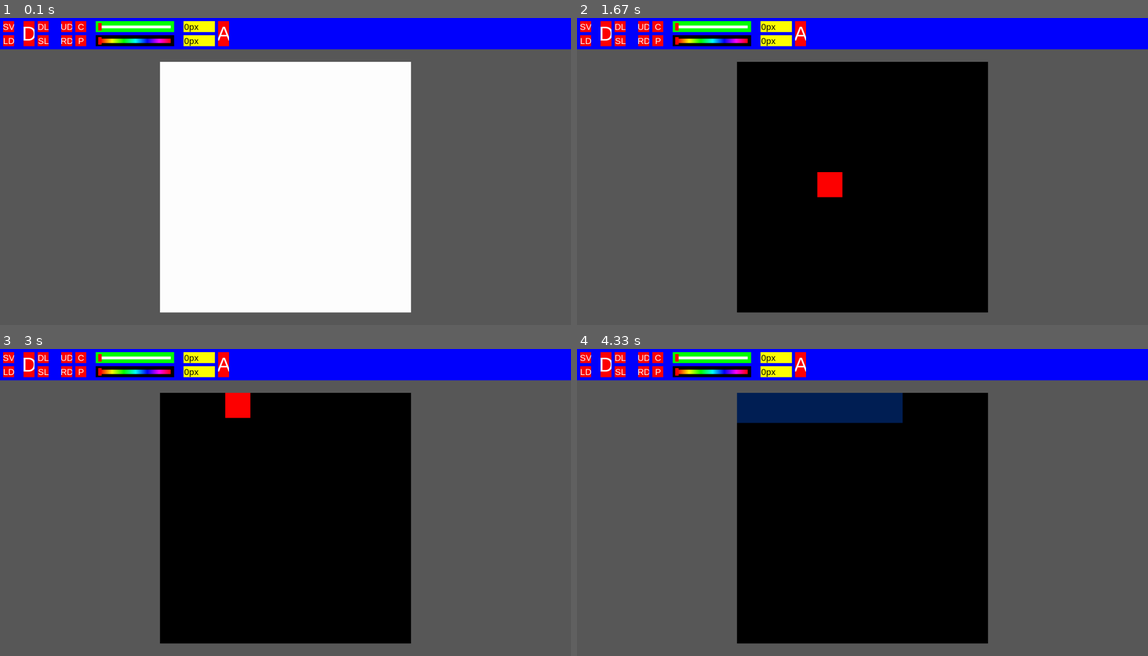
Above: before the commit, frames 1-4 (two rows, left to right).
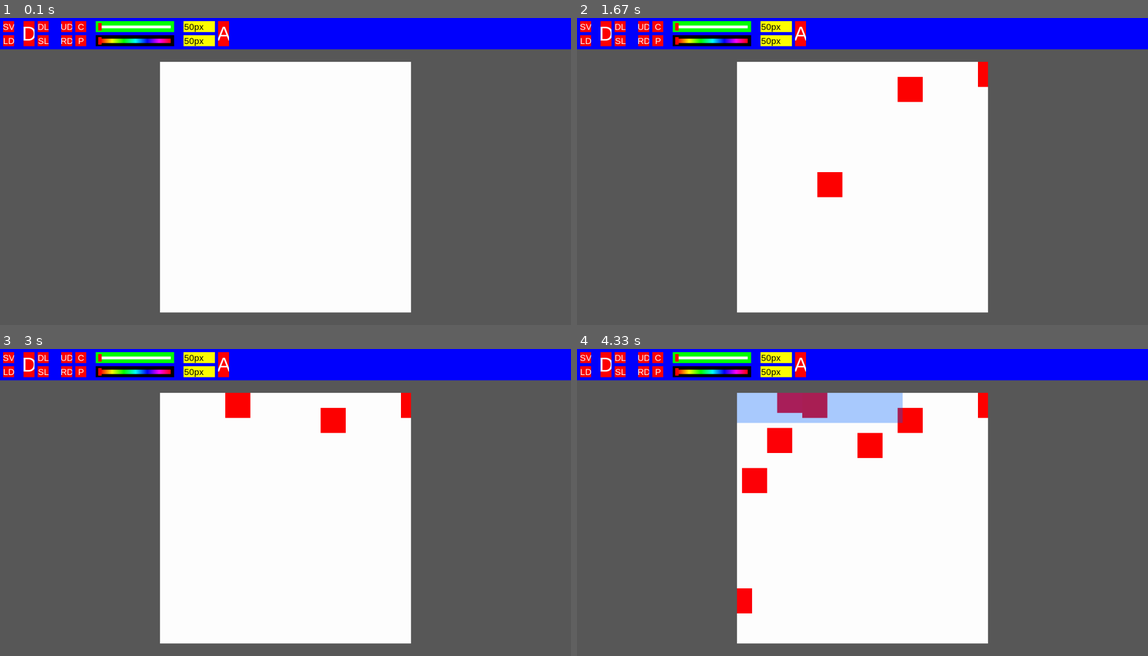
Above: after the commit, the same moments.

Repository: SimonXVB/Pixit
Game: pygame game, started from main.py
Same seed, same stepped clock (60 frames per second), same inputs: the game is played once before the commit and once after it.
Inputs (mouse positions are in pixels of both pictures, inside the frame that each line leads up to):
- Up to frame 1 (0.1 s): no input
- Up to frame 2 (1.67 s): press the mouse at (799, 33) at 0.37 s; move the mouse to (896, 54) at 0.47 s; release the mouse at (988, 76) at 0.6 s; click (913, 91) at 0.72 s; hold Backspace 1-1.47 s; right-click (828, 186) at 1.55 s
- Up to frame 3 (3 s): click (285, 364) at 1.88 s; tap Enter at 2.33 s; press the mouse at (131, 370) at 2.7 s; move the mouse to (182, 385) at 2.8 s; release the mouse at (234, 404) at 2.93 s
- Up to frame 4 (4.33 s): press the mouse at (799, 364) at 3.03 s; move the mouse to (788, 401) at 3.13 s; release the mouse at (782, 438) at 3.27 s; press the mouse at (582, 358) at 3.37 s; move the mouse to (725, 401) at 3.47 s; release the mouse at (868, 444) at 3.6 s; press the mouse at (776, 358) at 3.7 s; move the mouse to (754, 477) at 3.8 s; release the mouse at (736, 600) at 3.93 s; press the mouse at (616, 370) at 4.03 s; move the mouse to (759, 395) at 4.13 s; release the mouse at (896, 419) at 4.27 s

The runs differ from the first frame. In frame 1, less than 0.1% of the frame differs, in the area x 32-36%, y 1-10%; in frame 2, 36%; in frame 3, 36%; in frame 4, 36%, in the area x 28-72%, y 1-97%.

Commit message:
toolbar logic cleanup done

Diff:
--- a/Toolbar/Classes/button.py
+++ b/Toolbar/Classes/button.py
@@ -9,24 +9,27 @@
     def __init__(self, toolbar: "Toolbar", width: int, height: int, pos_x: int, pos_y: int, text: str, event: "Callable[[], None]") -> None:
         self.toolbar = toolbar
 
-        self.button: pygame.Surface | None = None
+        self.button: pygame.Surface = pygame.Surface((width, height))
+        self.button.fill("red")
 
         self.width: int = width
         self.height: int = height
         self.pos_x: int = pos_x
         self.pos_y: int = pos_y
-
         self.text = text
         self.event = event
 
         self.update()
 
+    def event_poll(self, event):
+        if event.type == pygame.MOUSEBUTTONDOWN:
+            self.click()
+        elif event.type == pygame.MOUSEMOTION:
+            pass
+        elif event.type == pygame.MOUSEBUTTONUP:
+            pass
+
     def update(self):
-        assert self.toolbar.toolbar_surface
-
-        self.button = pygame.Surface((self.width, self.height))
-        self.button.fill("red")
-
         font = pygame.font.SysFont("Arial", int(self.height * 0.80)).render(self.text , True, "White")
         center = font.get_rect(center=(self.width / 2, self.height / 2))
 
@@ -34,8 +37,6 @@
         self.toolbar.toolbar_surface.blit(self.button, (self.pos_x, self.pos_y))
 
     def collision(self):
-        assert self.button
-
         button_rect = self.button.get_rect(topleft = (self.pos_x, self.pos_y))
         return button_rect.collidepoint(pygame.mouse.get_pos())
 
--- a/Toolbar/Classes/color_picker.py
+++ b/Toolbar/Classes/color_picker.py
@@ -16,10 +16,10 @@
         self.event = event
 
         self.value: float = 0
-        self.color: "pygame.Color" = pygame.Color((255, 0, 0, 255))
+        self.color: "pygame.Color" = self.toolbar.main.color
         self.is_moving: bool = False
 
-        self.color_picker: pygame.Surface = pygame.Surface((self.width, self.height))
+        self.color_picker = pygame.Surface((self.width, self.height))
 
         self.gradient_container = pygame.Surface((self.width * 0.95, self.height * 0.7))
         self.thumb_width = self.gradient_container.get_width() * 0.05
@@ -36,10 +36,15 @@
 
         self.update()
 
+    def event_poll(self, event):
+        if event.type == pygame.MOUSEBUTTONDOWN:
+            self.begin_move()
+        elif event.type == pygame.MOUSEMOTION:
+            self.set_value()
+        elif event.type == pygame.MOUSEBUTTONUP:
+            self.end_move()
+
     def update(self):
-        assert self.toolbar.toolbar_surface
-
-        gradient_container_center = self.gradient_container.get_rect(center=(self.width / 2, self.height / 2))
         self.gradient_container.fill("black")
 
         lower_limit = ((self.gradient_container.get_width() * 0.05) / 2) / self.gradient_container.get_width()
@@ -55,17 +60,19 @@
         thumb.fill(self.color)
 
         gradient_center = self.gradient.get_rect(center=(self.gradient_container.get_width() / 2, self.gradient_container.get_height() / 2))
-
         self.gradient_container.blit(self.gradient, gradient_center)
         self.gradient_container.blit(thumb, thumb_position)
 
+        gradient_container_center = self.gradient_container.get_rect(center=(self.width / 2, self.height / 2))
         self.color_picker.blit(self.gradient_container, gradient_container_center)
+
         self.toolbar.toolbar_surface.blit(self.color_picker, (self.pos_x, self.pos_y))
 
+    def track_collision(self):
+        track_rect = self.gradient_container.get_rect(topleft = (self.pos_x, self.pos_y))
+        return track_rect.collidepoint(pygame.mouse.get_pos())
+
     def set_value(self):
-        assert self.color_picker
-        assert self.gradient_container
-
         if not self.is_moving: return
 
         left_pos = (self.pos_x + ((self.color_picker.get_width() - self.gradient_container.get_width()) / 2)) + (self.thumb_width / 2)
@@ -88,12 +95,6 @@
         self.update()
         self.toolbar.update()
 
-    def track_collision(self):
-        assert self.gradient_container
-
-        track_rect = self.gradient_container.get_rect(topleft = (self.pos_x, self.pos_y))
-        return track_rect.collidepoint(pygame.mouse.get_pos())
-
     def begin_move(self):
         if self.track_collision() and not self.is_moving:
             self.is_moving = True
--- a/Toolbar/Classes/input.py
+++ b/Toolbar/Classes/input.py
@@ -9,23 +9,39 @@
     def __init__(self, toolbar: "Toolbar", width: int, height: int, pos_x: int, pos_y: int, event: "Callable[[], None]") -> None:
         self.toolbar = toolbar
 
-        self.input: pygame.Surface | None = None
-
-        self.value = "0"
-        self.is_focused = False
+        self.input = pygame.Surface((width, height))
 
         self.width = width
         self.height = height
         self.pos_x = pos_x
         self.pos_y = pos_y
+        self.event = event
 
-        self.event = event
+        self.value: str = "0"
+        self.is_focused: bool = False
 
         self.update()
 
+    def event_poll(self, event):
+        if event.type == pygame.MOUSEBUTTONDOWN:
+            self.set_focus()
+        elif event.type == pygame.KEYDOWN:
+            if event.key == pygame.K_BACKSPACE:
+                self.remove_input()
+            else:
+                self.add_input(event)
+
+    def update(self):
+        self.input.fill("yellow")
+
+        font = pygame.font.SysFont("Arial", int(self.height * 0.80)).render(self.value + "px", True, "Black")
+        center = font.get_rect(center=(self.width / 2, self.height / 2))
+
+        self.input.blit(font, (self.width * 0.02, center[1]))
+        self.toolbar.toolbar_surface.blit(self.input, (self.pos_x, self.pos_y))
+        self.toolbar.update()
+
     def collision(self):
-        assert self.input
-
         input_rect = self.input.get_rect(topleft = (self.pos_x, self.pos_y))
         return input_rect.collidepoint(pygame.mouse.get_pos())
 
@@ -35,26 +51,12 @@
         else:
             self.is_focused = False
 
-    def update(self):
-        assert self.toolbar.toolbar_surface
-
-        self.input = pygame.Surface((self.width, self.height))
-        self.input.fill("yellow")
-
-        font = pygame.font.SysFont("Arial", int(self.height * 0.80)).render(self.value + "px", True, "Black")
-        center = font.get_rect(center=(self.width / 2, self.height / 2))
-
-        self.input.blit(font, (self.width * 0.02, center[1]))
-        self.toolbar.toolbar_surface.blit(self.input, (self.pos_x, self.pos_y))
-        self.toolbar.update()
-
     def add_input(self, event):
         if not self.is_focused: return
 
         if event.unicode.isnumeric() and len(self.value) < 4:
             self.value += event.unicode
-
-        self.update()
+            self.update()
 
     def remove_input(self):
         if not self.is_focused or len(self.value) < 0: return
@@ -62,10 +64,10 @@
         self.value = self.value[:-1]
         self.update()
 
+    def set_value(self, value: int):
+        if self.value.isnumeric():
+            self.value = str(value)
+            self.update()
+
     def get_value(self) -> int:
         return int(self.value)
-
-    def set_value(self, value: str):
-        if self.value.isnumeric():
-            self.value = value
-            self.update()
--- a/Toolbar/Classes/slider.py
+++ b/Toolbar/Classes/slider.py
@@ -22,22 +22,29 @@
         self.slider.fill("green")
 
         self.track_container: pygame.Surface = pygame.Surface((self.width * 0.95, self.height * 0.7))
+        self.track_container.fill("green")
+
         self.thumb_width = self.track_container.get_width() * 0.05
 
         self.update()
 
+    def event_poll(self, event):
+        if event.type == pygame.MOUSEBUTTONDOWN:
+            self.begin_move()
+        elif event.type == pygame.MOUSEMOTION:
+            self.set_value()
+        elif event.type == pygame.MOUSEBUTTONUP:
+            self.end_move()
+
     def update(self):
-        assert self.toolbar.toolbar_surface
-
-        track_container_center = self.track_container.get_rect(center=(self.width / 2, self.height / 2))
-        self.track_container.fill("green")
-
         position = self.value
         lower_limit = (self.thumb_width / 2) / self.track_container.get_width()
         upper_limit = 1 - ((self.thumb_width / 2) / self.track_container.get_width())
 
         if position >= upper_limit: position = upper_limit
         if position <= lower_limit: position = lower_limit
+
+        self.track_container.fill("green")
 
         track = pygame.Surface((self.track_container.get_width() - self.thumb_width, self.track_container.get_height() * 0.4))
         track_center = track.get_rect(center=(self.track_container.get_width() / 2, self.track_container.get_height() / 2))
@@ -50,13 +57,16 @@
         self.track_container.blit(track, track_center)
         self.track_container.blit(thumb, thumb_position)
 
+        track_container_center = self.track_container.get_rect(center=(self.width / 2, self.height / 2))
         self.slider.blit(self.track_container, track_container_center)
+
         self.toolbar.toolbar_surface.blit(self.slider, (self.pos_x, self.pos_y))
 
+    def track_collision(self):
+        track_rect = self.track_container.get_rect(topleft = (self.pos_x, self.pos_y))
+        return track_rect.collidepoint(pygame.mouse.get_pos())
+
     def set_value(self):
-        assert self.slider
-        assert self.track_container
-
         if not self.is_moving: return
 
         left_pos = (self.pos_x + ((self.slider.get_width() - self.track_container.get_width()) / 2)) + (self.thumb_width / 2)
@@ -73,12 +83,6 @@
         self.update()
         self.toolbar.update()
 
-    def track_collision(self):
-        assert self.track_container
-
-        track_rect = self.track_container.get_rect(topleft = (self.pos_x, self.pos_y))
-        return track_rect.collidepoint(pygame.mouse.get_pos())
-
     def begin_move(self):
         if self.track_collision() and not self.is_moving:
             self.is_moving = True
--- a/Toolbar/toolbar.py
+++ b/Toolbar/toolbar.py
@@ -14,7 +14,7 @@
         self.main = main
         self.canvas = canvas
 
-        self.toolbar_surface: pygame.Surface | None = pygame.Surface((self.main.window.get_width(), 100))
+        self.toolbar_surface: pygame.Surface = pygame.Surface((self.main.window.get_width(), 100))
         self.toolbar_surface.fill("blue")
 
         self.buttons = {
@@ -36,15 +36,15 @@
         self.x_input = Input(self, 100, 35, 585, 10, lambda: print("X Input"))
         self.y_input = Input(self, 100, 35, 585, 55, lambda: print("Y Input"))
 
+        self.x_input.set_value(self.main.canvas_width)
+        self.y_input.set_value(self.main.canvas_height)
+
         self.update()
 
     def update(self):
-        assert self.toolbar_surface
         self.main.window.blit(self.toolbar_surface, (0, 0))
 
     def toolbar_collision(self):
-        assert self.toolbar_surface
-
         toolbar_rect = self.toolbar_surface.get_rect(topleft = (0, 0))
         return toolbar_rect.collidepoint(pygame.mouse.get_pos())
 
@@ -52,24 +52,11 @@
         if not self.toolbar_collision(): return
 
         for event in events:
-            if event.type == pygame.MOUSEBUTTONDOWN:
-                for element in self.buttons.values():
-                    element.click()
+            for element in self.buttons.values():
+                element.event_poll(event)
 
-                self.size_slider.begin_move()
-                self.color_picker.begin_move()
-                self.x_input.set_focus()
-                self.y_input.set_focus()
-            elif event.type == pygame.MOUSEMOTION:
-                self.size_slider.set_value()
-                self.color_picker.set_value()
-            elif event.type == pygame.MOUSEBUTTONUP:
-                self.size_slider.end_move()
-                self.color_picker.end_move()
-            elif event.type == pygame.KEYDOWN:
-                self.x_input.add_input(event)
-                self.y_input.add_input(event)
+            self.size_slider.event_poll(event)
+            self.color_picker.event_poll(event)
 
-                if event.key == pygame.K_BACKSPACE:
-                    self.x_input.remove_input()
-                    self.y_input.remove_input()
+            self.x_input.event_poll(event)
+            self.y_input.event_poll(event)
